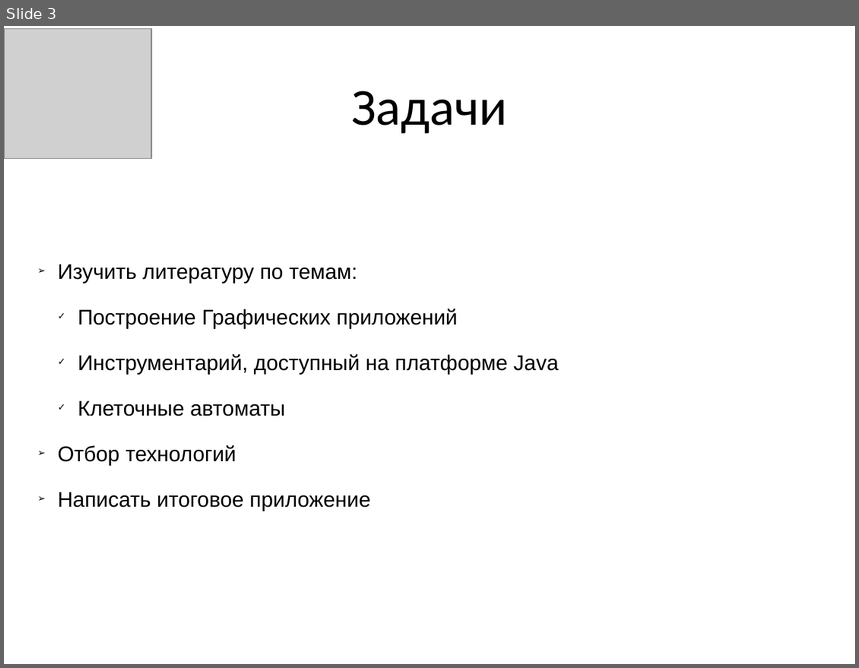
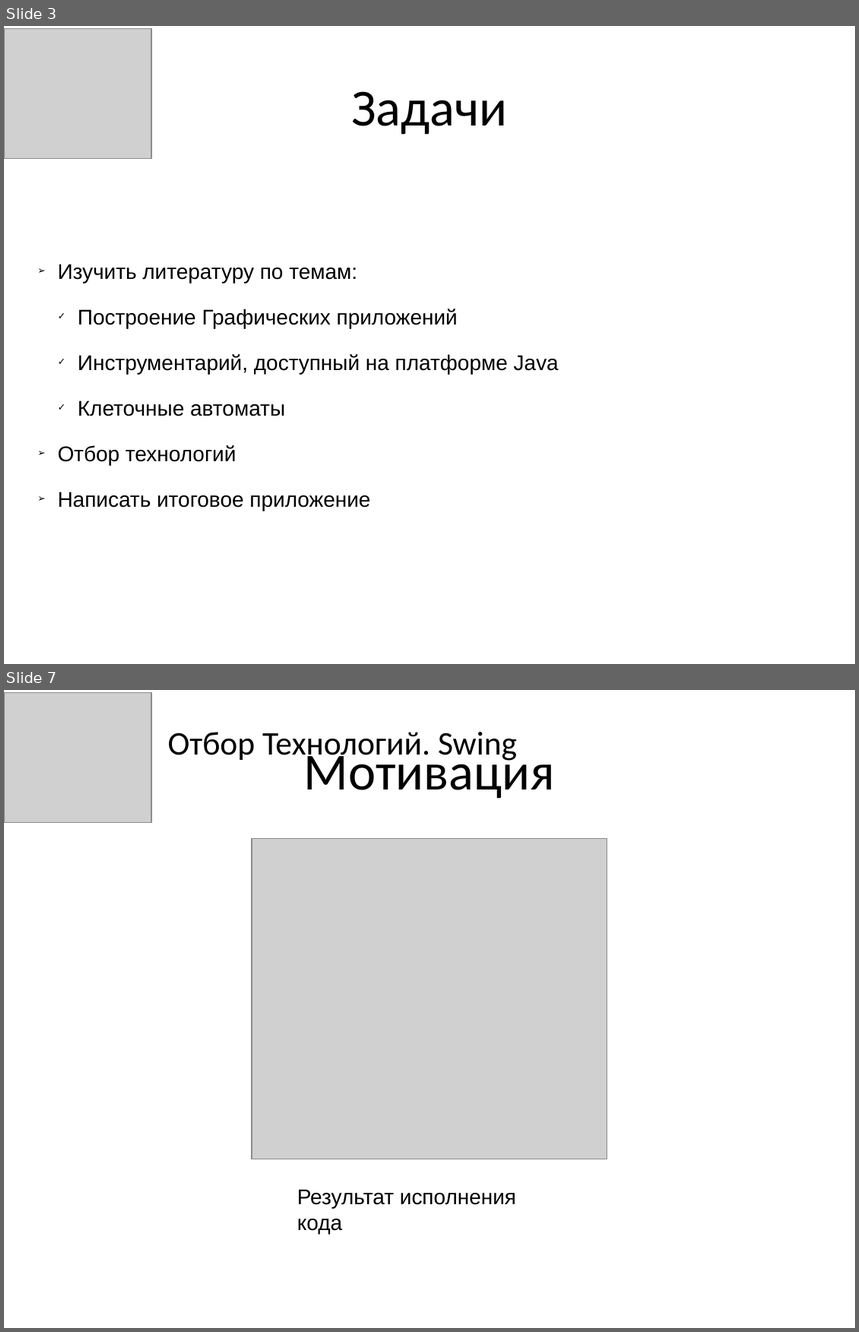
Before and after one commit to CymerR/GFX_1, a slide deck: Презентация.pptx. Shown one above the other, each under a label of ours: slide 3 before the commit, slides 3 and 7 after it; the slides between them are not shown. The pictures are 859x668 and 859x1332 pixels, drawn with LibreOffice and Linux fonts; fonts in the diff are those of the drawing; grey boxes stand for pictures. Boxes give left, top, right and bottom in pixels: in the first picture for what was removed or moved away, otherwise in the second. Text is boxed around its words. In the diff, an @@ line names an element or a change of style, - is before the commit and + after.

```diff
--- a/Презентация.pptx
+++ b/Презентация.pptx
@@ slide 7 added at (4,690,855,1328), background #FFFFFF @@
@@ picture added at (4,692,151,823) @@
@@ text added at (168,732,517,763), 28 pt, text #000000 @@
+Отбор Технологий. Swing
@@ text added at (304,746,555,799), 44 pt, text #000000 @@
+Мотивация
@@ picture added at (252,838,607,1159) @@
@@ text added at (297,1189,516,1234), 18 pt, text #000000 @@
+Результат исполнения кода
```
Also in this commit, not shown: 2 slides changed, 24 other slides added, 2 slides removed, 2 other files.
